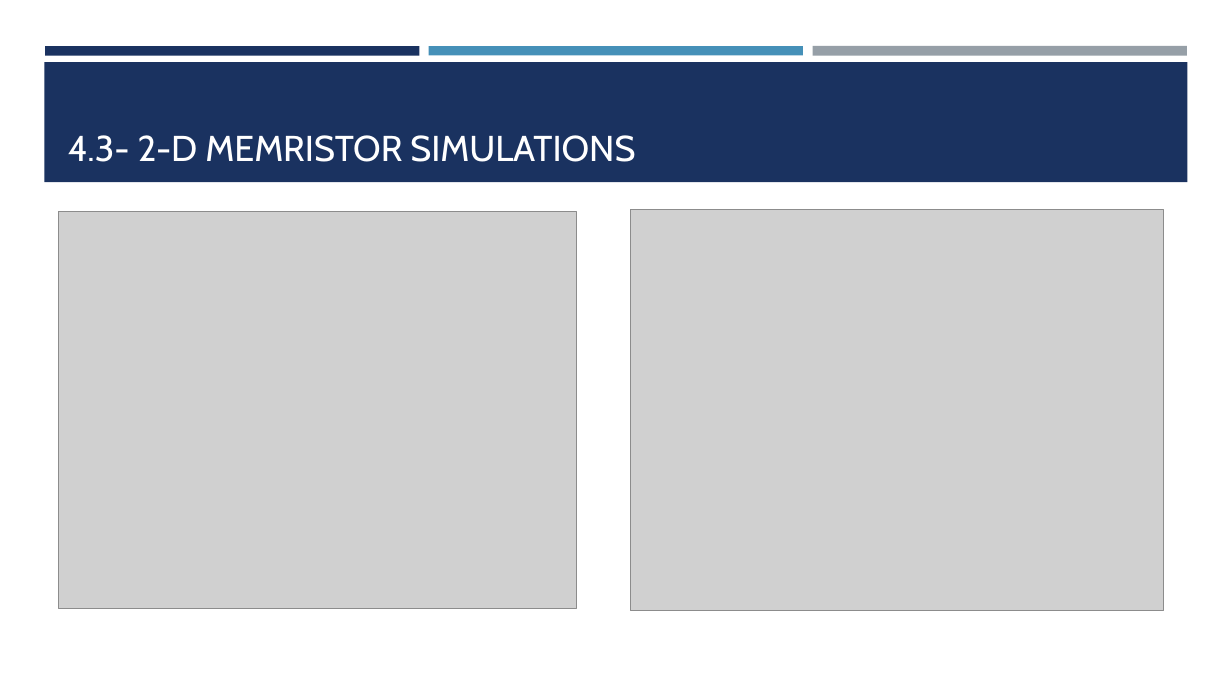
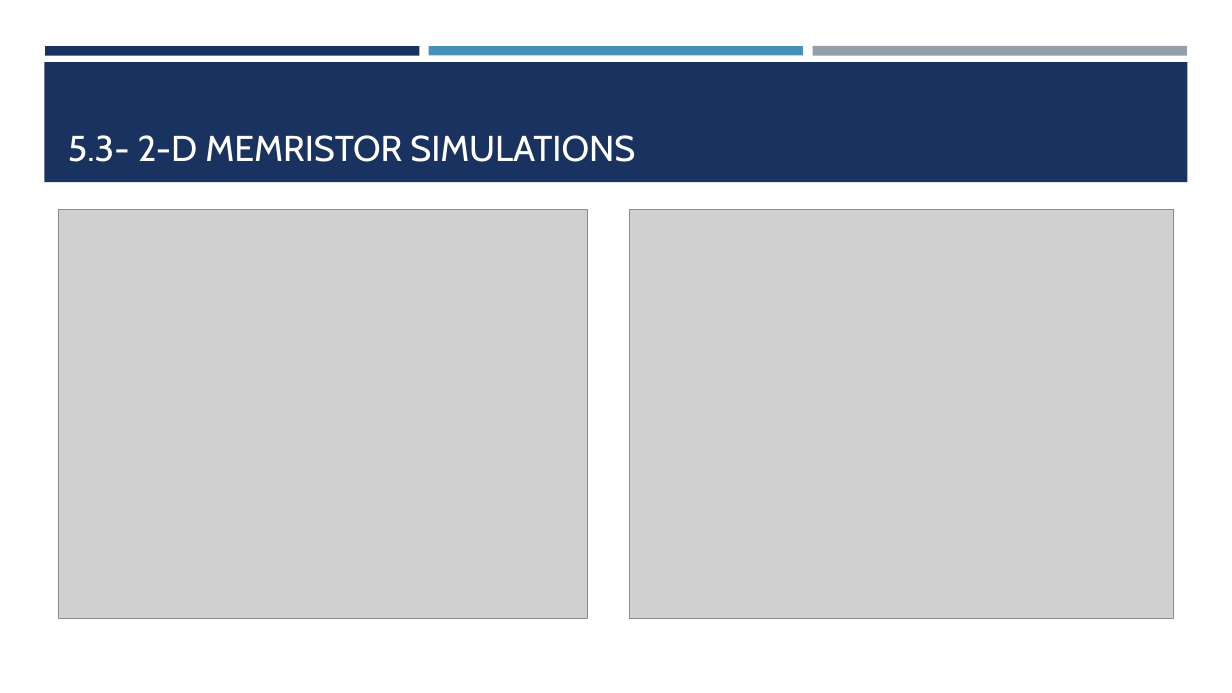
Before and after one commit to cbonfil/ThesisReport, a slide deck: slide 16 of Memristor Thesis/Memristor Presentation.pptx. Drawn at 1232x693 pixels with LibreOffice and Linux fonts; fonts in the diff are those of the drawing; grey boxes stand for pictures. Boxes give left, top, right and bottom in pixels: in the first picture for what was removed or moved away, otherwise in the second. Text is boxed around its words. In the diff, an @@ line names an element or a change of style, - is before the commit and + after.

```diff
--- a/Memristor Thesis/Memristor Presentation.pptx
+++ b/Memristor Thesis/Memristor Presentation.pptx
@@ title at bbox=[68, 135, 635, 162]: text changed @@
-4.3- 2-D MEMRISTOR SIMULATIONS
+5.3- 2-D MEMRISTOR SIMULATIONS
@@ picture: place and size @@
-picture at bbox=[59, 212, 577, 608]
+picture at bbox=[59, 210, 588, 618]
@@ picture: place and size @@
-picture at bbox=[630, 210, 1164, 611]
+picture at bbox=[630, 210, 1174, 618]
```
Also in this commit, not shown: 19 other slides changed, 3 slides added, 2 slides removed.
